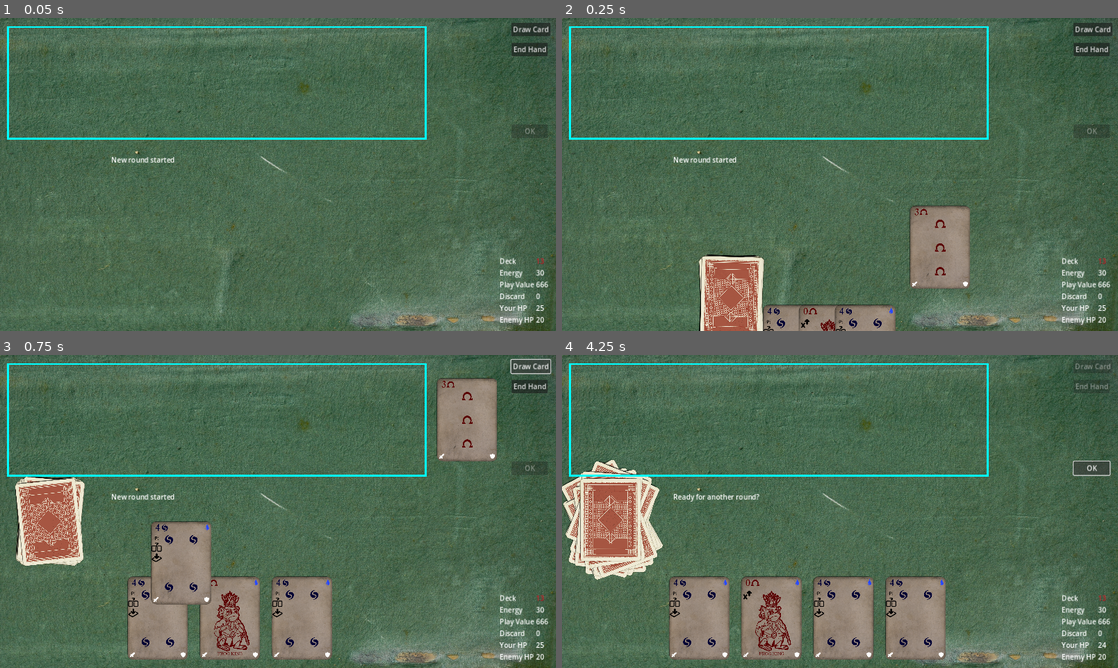
Above: before the commit, frames 1-4 (two rows, left to right).
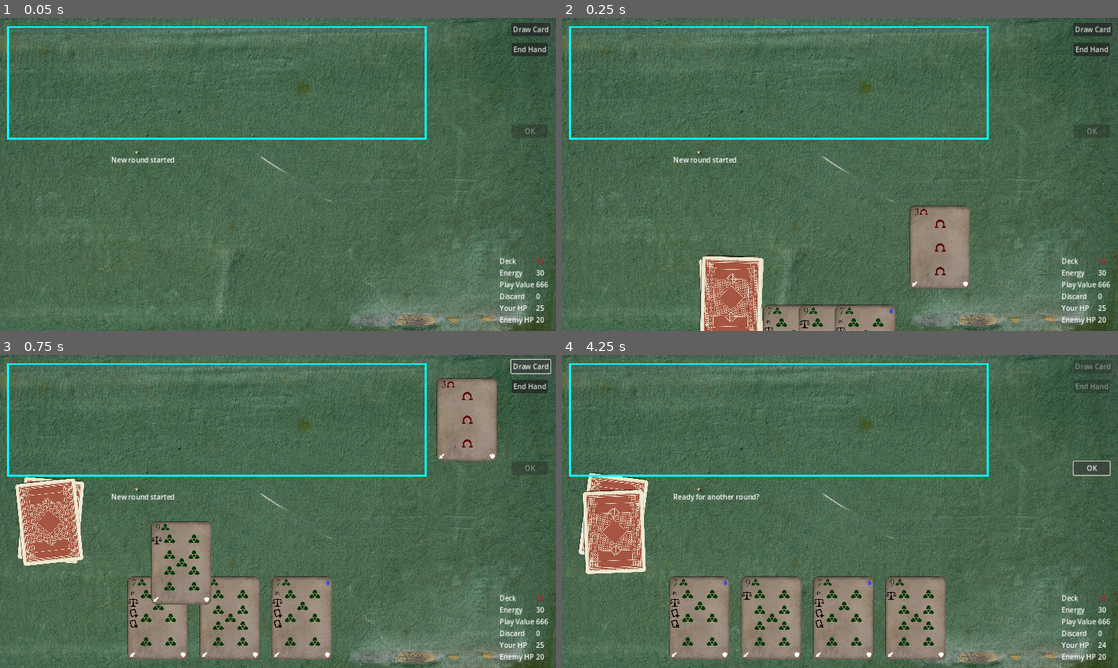
Above: after the commit, the same moments.

Repository: TicklesTheBrain/CardBuilder
Game: Godot game, scene res://game.tscn
The game is run twice, just before and just after one commit, with the same random seed, the same clock (stepped at 60 frames per second) and the same inputs.
Inputs:
- Up to frame 1 (0.05 s): no input
- Up to frame 2 (0.25 s): no input
- Up to frame 3 (0.75 s): click "Draw Card" at 0.5 s
- Up to frame 4 (4.25 s): click "End Hand" at 1.25 s; click "OK" at 2 s; click "OK" at 2.75 s; click "OK" at 3.5 s

Frame 1 is identical in both runs. In frame 2, 0.4% of the frame differs, in the area x 24-58%, y 75-100%; in frame 3, 1.8%; in frame 4, 5.2%, in the area x 0-69%, y 33-96%.

Commit message:
Refactored conditionals to make more sense

Diff:
--- a/conditionals/conditionalAmount.gd
+++ /dev/null
@@ -1,37 +0,0 @@
-extends Conditional
-class_name ConditionalAmount
-
-@export var amountToMatchOrExceed: int
-@export var disabledOnMatchOrExceed: bool = false
-
-func getTextSpecific():
-	var text = "If no of cards played {verb} equal or more than {number}, "
-	var verb = 'are'
-	if disabledOnMatchOrExceed:
-		verb = "aren't"
-	return text.format({"verb": verb, "number": amountToMatchOrExceed})
-
-func check(ctxt: GameStateContext):
-
-	print('check amount triggered')
-	var actor = ctxt.getActorFromType(subjectActor)
-	var currAmount = actor.getContainerFromPurpose(containerToCheck).getAll().size()
-	if not disabledOnMatchOrExceed and currAmount >= amountToMatchOrExceed:
-		return true
-	if disabledOnMatchOrExceed and currAmount < amountToMatchOrExceed:
-		return true
-	return false
-
-func mergeConditionalSpecific(newConditional: Conditional):
-	assert(disabledOnMatchOrExceed == newConditional.disabledOnMatchOrExceed)
-	if disabledOnMatchOrExceed:
-		if amountToMatchOrExceed == newConditional.amountToMatchOrExceed:
-			amountToMatchOrExceed -= 1
-		else:
-			amountToMatchOrExceed += 1
-
-	else:
-		if disabledOnMatchOrExceed:
-			amountToMatchOrExceed =  min(amountToMatchOrExceed, newConditional.amountToMatchOrExceed)
-		else:
-			amountToMatchOrExceed =  max(amountToMatchOrExceed, newConditional.amountToMatchOrExceed)
--- /dev/null
+++ b/conditionals/conditionalOnContainer.gd
@@ -0,0 +1,61 @@
+extends Conditional
+class_name ConditionOnContainer
+
+@export var amountToMatchOrExceed: int
+@export var disabledOnMatchOrExceed: bool = false
+@export var containerToCheck: Actor.ContainerPurposes
+
+enum CheckType {TOTAL_VALUE, AMOUNT_OF_CARDS, AMOUNT_OF_TYPES, AMOUNT_OF_SINGLE_TYPE}
+@export var cardTypeSubject: CardType.Types
+@export var checkType: CheckType
+
+func getTextSpecific():
+	var text = "If no of cards played {verb} equal or more than {number}, "
+	var verb = 'are'
+	if disabledOnMatchOrExceed:
+		verb = "aren't"
+	return text.format({"verb": verb, "number": amountToMatchOrExceed})
+
+func check(ctxt: GameStateContext):
+
+	print('check amount triggered')
+	var actor = ctxt.getActorFromType(subjectActor)
+	var container = actor.getContainerFromPurpose(containerToCheck)
+
+	var amount
+	match checkType:
+		CheckType.TOTAL_VALUE:
+			amount = container.getTotalValue()
+		CheckType.AMOUNT_OF_CARDS:
+			amount = container.getNoOfCards()
+		CheckType.AMOUNT_OF_TYPES:
+			var typeDict = {}
+			for card in container.getAll():
+				typeDict[card.type.type] = ""
+			amount = typeDict.keys().size()
+		CheckType.AMOUNT_OF_SINGLE_TYPE:
+			var allTypes = container.getAll().map(func(c): return c.type.type)
+			amount = allTypes.count(cardTypeSubject)
+
+	if not disabledOnMatchOrExceed and amount >= amountToMatchOrExceed:
+		return true
+	if disabledOnMatchOrExceed and amount < amountToMatchOrExceed:
+		return true
+	return false
+
+func mergeConditionalSpecific(newConditional: Conditional):
+	assert(containerToCheck == newConditional.containerToCheck)
+	assert(disabledOnMatchOrExceed == newConditional.disabledOnMatchOrExceed)
+	assert(checkType == newConditional.checkType)
+
+	if disabledOnMatchOrExceed:
+		if amountToMatchOrExceed == newConditional.amountToMatchOrExceed:
+			amountToMatchOrExceed -= 1
+		else:
+			amountToMatchOrExceed += 1
+
+	else:
+		if disabledOnMatchOrExceed:
+			amountToMatchOrExceed =  min(amountToMatchOrExceed, newConditional.amountToMatchOrExceed)
+		else:
+			amountToMatchOrExceed =  max(amountToMatchOrExceed, newConditional.amountToMatchOrExceed)
--- a/conditionals/conditionalOnNumber.gd
+++ /dev/null
@@ -1,7 +0,0 @@
-extends Conditional
-class_name ConditionalOnNumber
-
-@export var amountToMatchOrExceed: int
-@export var disabledOnMatchOrExceed: bool = false
-
-enum type {TOTAL_VALUE, AMOUNT_OF_CARDS, AMOUNT_OF_TYPES, AMOUNT_OF_SINGLE_TYPE}
--- a/conditionals/conditionalValue.gd
+++ /dev/null
@@ -1,38 +0,0 @@
-extends Conditional
-class_name ConditionalValue
-
-@export var valueToMatchOrExceed: int
-@export var disabledOnMatchOrExceed: bool = false
-
-#TODO: value and amount should just be flags rather than separate classes
-
-func getTextSpecific():
-	var text = "If value {verb} equal or more than {number}, "
-	var verb = 'is'
-	if disabledOnMatchOrExceed:
-		verb = "isn't"
-	return text.format({"verb": verb, "number": valueToMatchOrExceed})
-
-func check(ctxt: GameStateContext):
-	print('conditional value check triggered')
-	var actor = ctxt.getActorFromType(subjectActor)
-	var currValue = actor.getContainerFromPurpose(containerToCheck).getTotalValue()
-	if not disabledOnMatchOrExceed and currValue >= valueToMatchOrExceed:
-		return true
-	if disabledOnMatchOrExceed and currValue < valueToMatchOrExceed:
-		return true
-	return false
-
-func mergeConditionalSpecific(newConditional: Conditional):
-	assert(disabledOnMatchOrExceed == newConditional.disabledOnMatchOrExceed)
-	if disabledOnMatchOrExceed:
-		if valueToMatchOrExceed == newConditional.valueToMatchOrExceed:
-			valueToMatchOrExceed -= 1
-		else:
-			valueToMatchOrExceed += 1
-
-	else:
-		if disabledOnMatchOrExceed:
-			valueToMatchOrExceed =  min(valueToMatchOrExceed, newConditional.valueToMatchOrExceed)
-		else:
-			valueToMatchOrExceed =  max(valueToMatchOrExceed, newConditional.valueToMatchOrExceed)
--- a/conditionals/conditionals.gd
+++ b/conditionals/conditionals.gd
@@ -2,7 +2,6 @@
 class_name Conditional
 
 @export var staticText: String
-@export var containerToCheck: Actor.ContainerPurposes
 @export var conditionalName: String
 @export var subjectActor: GameStateContext.ActorType
 
@@ -20,7 +19,7 @@
     return "conditional text not overriden"
 
 func mergeConditional(newConditional: Conditional):
-    assert(containerToCheck == newConditional.containerToCheck)
+
     mergeConditionalSpecific(newConditional)
 
 func mergeConditionalSpecific(_newConditiona: Conditional):
--- a/content/test_cards.tres
+++ b/content/test_cards.tres
@@ -8,15 +8,14 @@
 [ext_resource type="Script" path="res://cardEffects/ceContainerModifier.gd" id="5_sj401"]
 [ext_resource type="Script" path="res://cardAbstractions/tcRules.gd" id="6_8v3to"]
 [ext_resource type="Script" path="res://cardEffects/ceDraw.gd" id="7_uut4y"]
-[ext_resource type="Script" path="res://conditionals/conditionalValue.gd" id="8_bx840"]
 [ext_resource type="Script" path="res://cardEffects/ceDiscard.gd" id="9_5yqjs"]
+[ext_resource type="Script" path="res://conditionals/conditionalOnContainer.gd" id="9_nb25s"]
 [ext_resource type="Script" path="res://cardEffects/ceResourceModify.gd" id="10_n13vk"]
 [ext_resource type="Script" path="res://modifiers/paramModifierChooseBest.gd" id="11_h5yit"]
 [ext_resource type="Script" path="res://cardEffects/ceChooseFrom.gd" id="12_ym1ng"]
 [ext_resource type="Script" path="res://modifiers/paramModifierCutoff.gd" id="14_gdku7"]
 [ext_resource type="Script" path="res://modifiers/paramModifierFlat.gd" id="15_ywb4c"]
 [ext_resource type="Script" path="res://cardEffects/ceSetValueToPrevious.gd" id="16_7u532"]
-[ext_resource type="Script" path="res://conditionals/conditionalAmount.gd" id="17_703uu"]
 [ext_resource type="Script" path="res://cardAbstractions/cardTemplatePackage.gd" id="19_47fy2"]
 [ext_resource type="Script" path="res://cardEffects/ceDiscardSelf.gd" id="19_bwy3c"]
 [ext_resource type="Script" path="res://cardEffects/ceGraft.gd" id="21_c8x8g"]
@@ -73,7 +72,7 @@
 resource_name = "SetToHigh"
 script = ExtResource("2_j5dh7")
 amount = 2
-debug = true
+debug = false
 cardName = ""
 revealed = false
 cardBack = 0
@@ -163,7 +162,7 @@
 resource_name = "Next Costs 1 less"
 script = ExtResource("2_j5dh7")
 amount = 2
-debug = true
+debug = false
 cardName = ""
 revealed = false
 cardBack = 0
@@ -235,7 +234,7 @@
 resource_name = "Draw 1"
 script = ExtResource("2_j5dh7")
 amount = 2
-debug = true
+debug = false
 cardName = ""
 revealed = false
 cardBack = 0
@@ -278,12 +277,14 @@
 staticText = ""
 capAtZero = false
 
-[sub_resource type="Resource" id="Resource_kcane"]
-script = ExtResource("8_bx840")
-valueToMatchOrExceed = 10
+[sub_resource type="Resource" id="Resource_msci8"]
+script = ExtResource("9_nb25s")
+amountToMatchOrExceed = 10
 disabledOnMatchOrExceed = true
-staticText = ""
 containerToCheck = 2
+cardTypeSubject = 0
+checkType = 0
+staticText = ""
 conditionalName = ""
 subjectActor = 0
 
@@ -293,8 +294,8 @@
 destination = 1
 amountOfCardsToDraw = 1
 effectName = ""
-staticText = "If played value 10 or less, draw 1."
-conditionals = Array[Resource("res://conditionals/conditionals.gd")]([SubResource("Resource_kcane")])
+staticText = "If played less than 10, draw 1."
+conditionals = Array[Resource("res://conditionals/conditionals.gd")]([SubResource("Resource_msci8")])
 followUpEffects = Array[Resource("res://cardEffects/cardEffect.gd")]([])
 includeFollowUpText = false
 subjectActor = 0
@@ -306,7 +307,7 @@
 
 [sub_resource type="Resource" id="Resource_2jh3x"]
 script = ExtResource("1_5jvcn")
-baseValue = 6
+baseValue = 5
 type = 1
 modifiers = Array[Resource("res://modifiers/modifier.gd")]([])
 staticText = ""
@@ -609,7 +610,7 @@
 resource_name = "choose 2 from deck"
 script = ExtResource("2_j5dh7")
 amount = 10
-debug = true
+debug = false
 cardName = ""
 revealed = false
 cardBack = 0
@@ -1196,12 +1197,14 @@
 staticText = ""
 capAtZero = false
 
-[sub_resource type="Resource" id="Resource_kt07k"]
-script = ExtResource("8_bx840")
-valueToMatchOrExceed = 10
+[sub_resource type="Resource" id="Resource_a6akj"]
+script = ExtResource("9_nb25s")
+amountToMatchOrExceed = 10
 disabledOnMatchOrExceed = false
-staticText = "Can only play if already played at least 10 value"
 containerToCheck = 2
+cardTypeSubject = 0
+checkType = 0
+staticText = ""
 conditionalName = ""
 subjectActor = 0
 
@@ -1221,7 +1224,7 @@
 resource_name = "OnlyPlayOn10+"
 script = ExtResource("2_j5dh7")
 amount = 2
-debug = false
+debug = true
 cardName = ""
 revealed = false
 cardBack = 0
@@ -1232,7 +1235,7 @@
 attack = SubResource("Resource_433q5")
 defence = SubResource("Resource_phctl")
 onPlayEffects = Array[Resource("res://cardEffects/cardEffect.gd")]([])
-playConditionals = Array[Resource("res://conditionals/conditionals.gd")]([SubResource("Resource_kt07k")])
+playConditionals = Array[Resource("res://conditionals/conditionals.gd")]([SubResource("Resource_a6akj")])
 onLoseEffects = Array[Resource("res://cardEffects/cardEffect.gd")]([])
 onWinEffects = Array[Resource("res://cardEffects/cardEffect.gd")]([])
 onBustEffects = Array[Resource("res://cardEffects/cardEffect.gd")]([])
@@ -1264,12 +1267,14 @@
 staticText = ""
 capAtZero = false
 
-[sub_resource type="Resource" id="Resource_t70pn"]
-script = ExtResource("17_703uu")
+[sub_resource type="Resource" id="Resource_uu6b4"]
+script = ExtResource("9_nb25s")
 amountToMatchOrExceed = 2
 disabledOnMatchOrExceed = true
-staticText = "If less than 2 cards in hand"
 containerToCheck = 1
+cardTypeSubject = 0
+checkType = 1
+staticText = "If only one card left in hand"
 conditionalName = ""
 subjectActor = 0
 
@@ -1292,7 +1297,7 @@
 amountOfCardsToDraw = 2
 effectName = ""
 staticText = ""
-conditionals = Array[Resource("res://conditionals/conditionals.gd")]([SubResource("Resource_t70pn")])
+conditionals = Array[Resource("res://conditionals/conditionals.gd")]([SubResource("Resource_uu6b4")])
 followUpEffects = Array[Resource("res://cardEffects/cardEffect.gd")]([SubResource("Resource_nmgbw")])
 includeFollowUpText = true
 subjectActor = 0
@@ -1314,7 +1319,7 @@
 resource_name = "If<2,draw+discard"
 script = ExtResource("2_j5dh7")
 amount = 2
-debug = false
+debug = true
 cardName = ""
 revealed = false
 cardBack = 0
@@ -1546,7 +1551,7 @@
 resource_name = "Graft1"
 script = ExtResource("2_j5dh7")
 amount = 2
-debug = true
+debug = false
 cardName = ""
 revealed = false
 cardBack = 0
--- a/game.tscn
+++ b/game.tscn
@@ -117,7 +117,6 @@
 
 [node name="DeckManager" type="Node" parent="Logic/Player" node_paths=PackedStringArray("feedContainer", "disposeContainer")]
 script = ExtResource("3_8edax")
-debug = false
 templatePackage = ExtResource("24_wh5ls")
 feedContainer = NodePath("../DiscardManager")
 disposeContainer = NodePath("../DiscardManager")
@@ -143,28 +142,17 @@
 
 [node name="Enemy" type="Node" parent="Logic" node_paths=PackedStringArray("cardsPerTurn", "bonusAttack", "bonusDefence", "multiplierAttack", "multiplierDefence", "hp", "bustValue", "hand", "discard", "playArea", "deck")]
 script = ExtResource("4_8gay1")
-cardsPerTurn = NodePath("EnemyStartTurnCardDraw")
-bonusAttack = NodePath("EnemyBonusAttack")
-bonusDefence = NodePath("EnemyBonusDefence")
-multiplierAttack = NodePath("EnemyMultiplierAttack")
-multiplierDefence = NodePath("EnemyMultiplierDefence")
-hp = NodePath("enemyHp")
-bustValue = NodePath("../Player/Resources/BustValue")
+cardsPerTurn = NodePath("Resources/EnemyStartTurnCardDraw")
+bonusAttack = NodePath("Resources/EnemyBonusAttack")
+bonusDefence = NodePath("Resources/EnemyBonusDefence")
+multiplierAttack = NodePath("Resources/EnemyMultiplierAttack")
+multiplierDefence = NodePath("Resources/EnemyMultiplierDefence")
+hp = NodePath("Resources/enemyHp")
+bustValue = NodePath("Resources/BustValueEnemy")
 hand = NodePath("EnemyHand")
 discard = NodePath("EnemyDiscard")
 playArea = NodePath("EnemyPlayArea")
 deck = NodePath("EnemyDeck")
-
-[node name="BustValue2" type="Node" parent="Logic/Enemy"]
-script = ExtResource("3_c142g")
-resourceName = "BustValue"
-baseline = 21
-
-[node name="enemyHp" type="Node" parent="Logic/Enemy" node_paths=PackedStringArray("debugLabel")]
-script = ExtResource("3_c142g")
-resourceName = "hp"
-baseline = 20
-debugLabel = NodePath("../../../InfoStuff/theirHpCounter")
 
 [node name="EnemyHand" type="Node" parent="Logic/Enemy"]
 script = ExtResource("12_q8pst")
@@ -187,29 +175,42 @@
 templatePackage = ExtResource("9_t18bm")
 feedContainer = NodePath("../EnemyDiscard")
 
-[node name="EnemyBonusAttack" type="Node" parent="Logic/Enemy"]
+[node name="Resources" type="Node" parent="Logic/Enemy"]
+
+[node name="BustValueEnemy" type="Node" parent="Logic/Enemy/Resources"]
+script = ExtResource("3_c142g")
+resourceName = "BustValue"
+baseline = 21
+
+[node name="enemyHp" type="Node" parent="Logic/Enemy/Resources" node_paths=PackedStringArray("debugLabel")]
+script = ExtResource("3_c142g")
+resourceName = "hp"
+baseline = 20
+debugLabel = NodePath("../../../../InfoStuff/theirHpCounter")
+
+[node name="EnemyBonusAttack" type="Node" parent="Logic/Enemy/Resources"]
 script = ExtResource("3_c142g")
 resourceName = "BonusAttack"
 capAtZero = true
 
-[node name="EnemyMultiplierAttack" type="Node" parent="Logic/Enemy"]
+[node name="EnemyMultiplierAttack" type="Node" parent="Logic/Enemy/Resources"]
 script = ExtResource("3_c142g")
 resourceName = "MultiplierAttack"
 baseline = 1
 capAtZero = true
 
-[node name="EnemyMultiplierDefence" type="Node" parent="Logic/Enemy"]
+[node name="EnemyMultiplierDefence" type="Node" parent="Logic/Enemy/Resources"]
 script = ExtResource("3_c142g")
 resourceName = "MultiplierDefence"
 baseline = 1
 capAtZero = true
 
-[node name="EnemyBonusDefence" type="Node" parent="Logic/Enemy"]
+[node name="EnemyBonusDefence" type="Node" parent="Logic/Enemy/Resources"]
 script = ExtResource("3_c142g")
 resourceName = "BonusDefence"
 capAtZero = true
 
-[node name="EnemyStartTurnCardDraw" type="Node" parent="Logic/Enemy"]
+[node name="EnemyStartTurnCardDraw" type="Node" parent="Logic/Enemy/Resources"]
 script = ExtResource("3_c142g")
 resourceName = "StartTurnCardDraw"
 baseline = 3
Not shown: 1 places in content/test_cards.tres that only renumber resources
